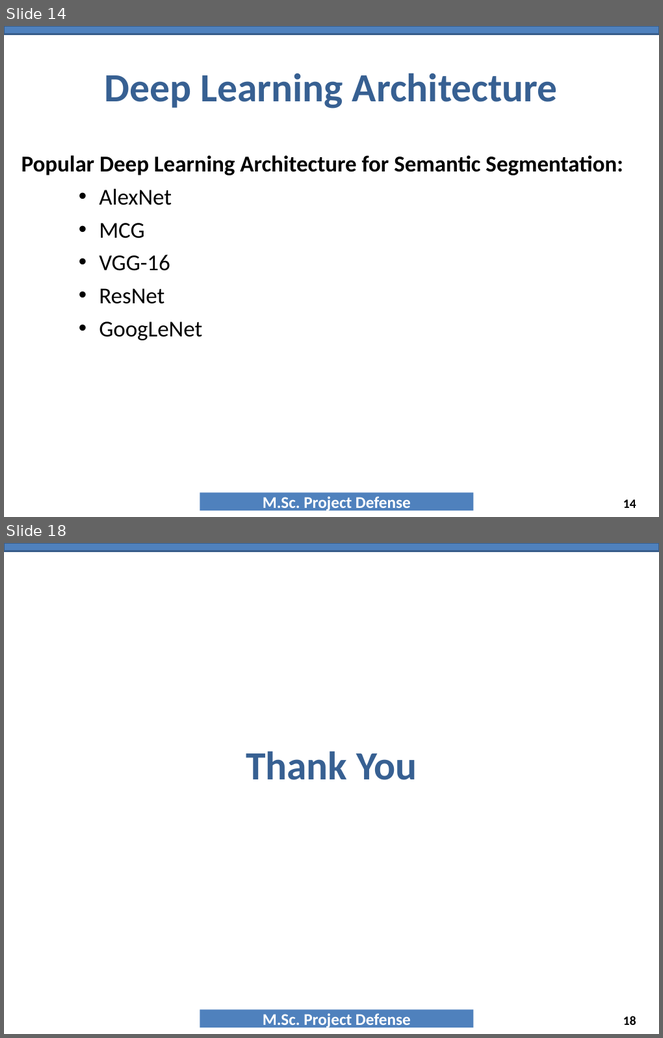
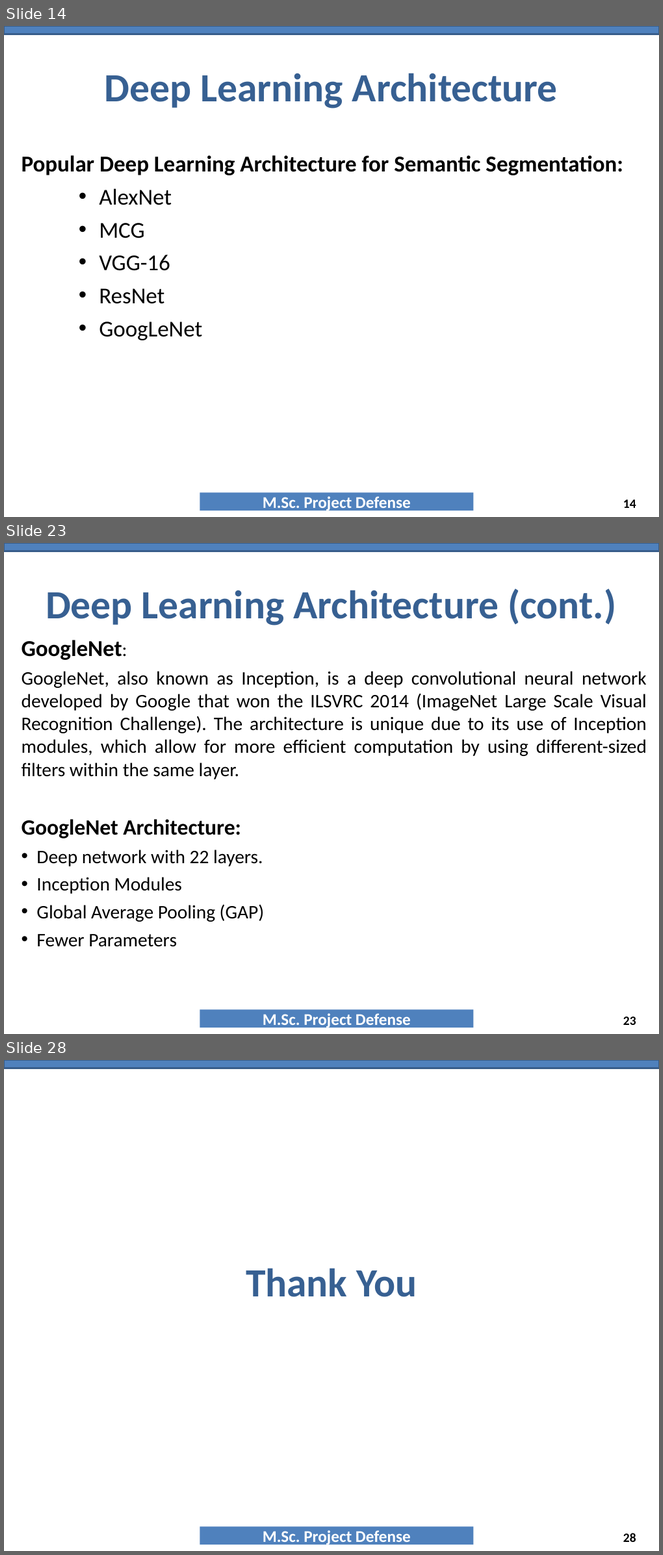
Before and after one commit to NAYANCSE27/msc-project, a slide deck: 9_PresentationTemplate_MscProject_CSE-057443.ppt. Shown one above the other, each under a label of ours: slides 14 and 18 before the commit, slides 14, 23 and 28 after it; the slides between them are not shown. The pictures are 663x1038 and 663x1555 pixels, drawn with LibreOffice and Linux fonts; fonts in the diff are those of the drawing; background and template pictures are left out. Boxes give left, top, right and bottom in pixels: in the first picture for what was removed or moved away, otherwise in the second. Text is boxed around its words. In the diff, an @@ line names an element or a change of style, - is before the commit and + after.

```diff
--- a/9_PresentationTemplate_MscProject_CSE-057443.ppt
+++ b/9_PresentationTemplate_MscProject_CSE-057443.ppt
@@ slide 23 added at (x1=4, y1=543, x2=659, y2=1034), background #FFFFFF; not listed: 2 template elements that a slide beside it also shows @@
@@ title added at (x1=46, y1=589, x2=616, y2=626), 44 pt, text #376092, bold @@
+Deep Learning Architecture (cont.)
@@ text added at (x1=22, y1=640, x2=647, y2=947), 21 pt, text #000000 @@
+GoogleNet:
+GoogleNet, also known as Inception, is a deep convolutional neural network developed by Google that won the ILSVRC 2014 (ImageNet Large Scale Visual Recognition Challenge). The architecture is unique due to its use of Inception modules, which allow for more efficient computation by using different-sized filters within the same layer.
+GoogleNet Architecture:
+• Deep network with 22 layers.
+• Inception Modules
+• Global Average Pooling (GAP)
+• Fewer Parameters
@@ page number added at (x1=623, y1=1017, x2=636, y2=1025), 14 pt, text #000000, bold @@
+23
@@ what was slide 18 is now slide 28 @@
@@ page number at (x1=623, y1=1533, x2=636, y2=1542): text changed @@
-18
+28
```
Also in this commit, not shown: 2 slides changed, 11 other slides added, 2 slides removed, 2 other files.
